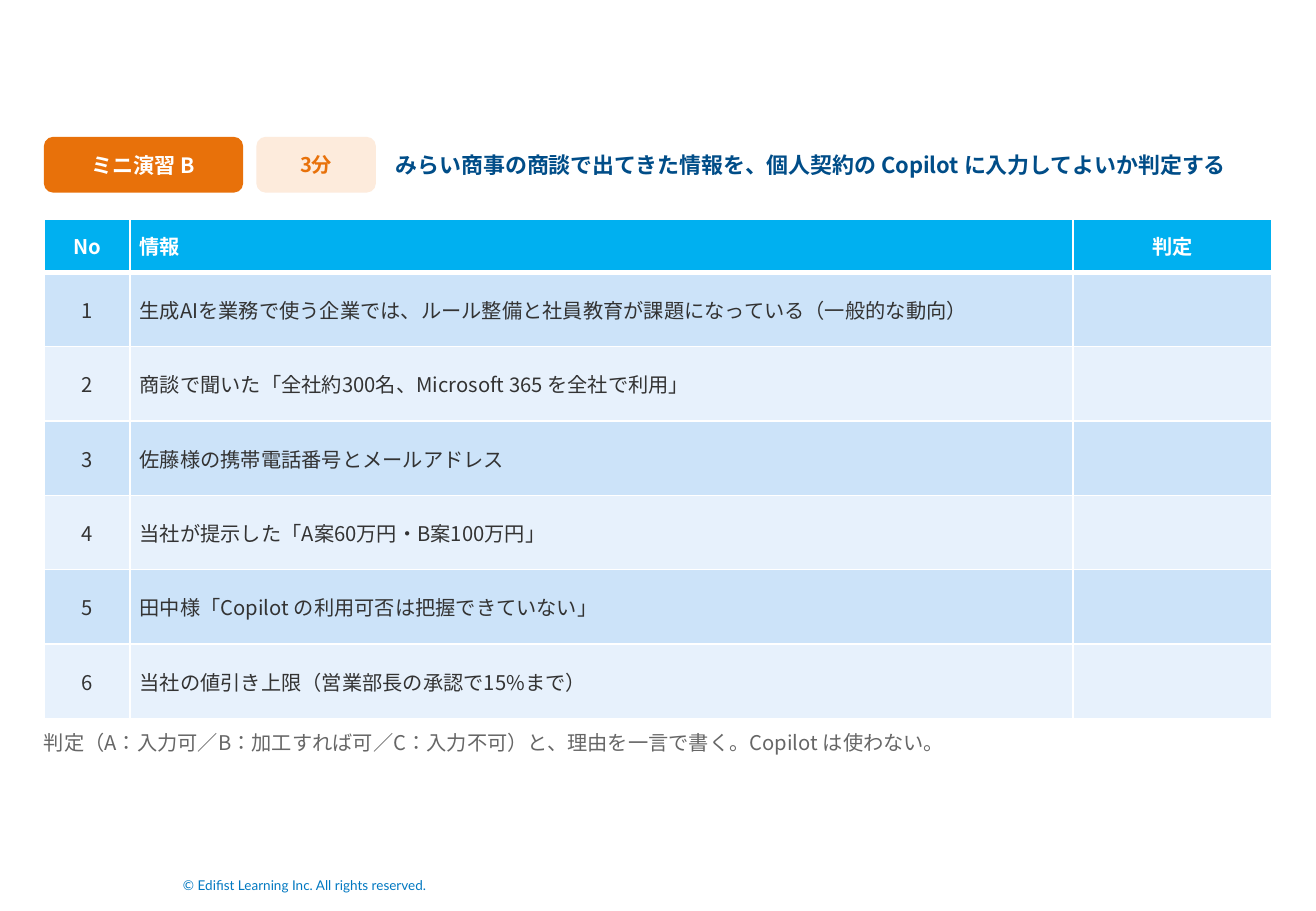
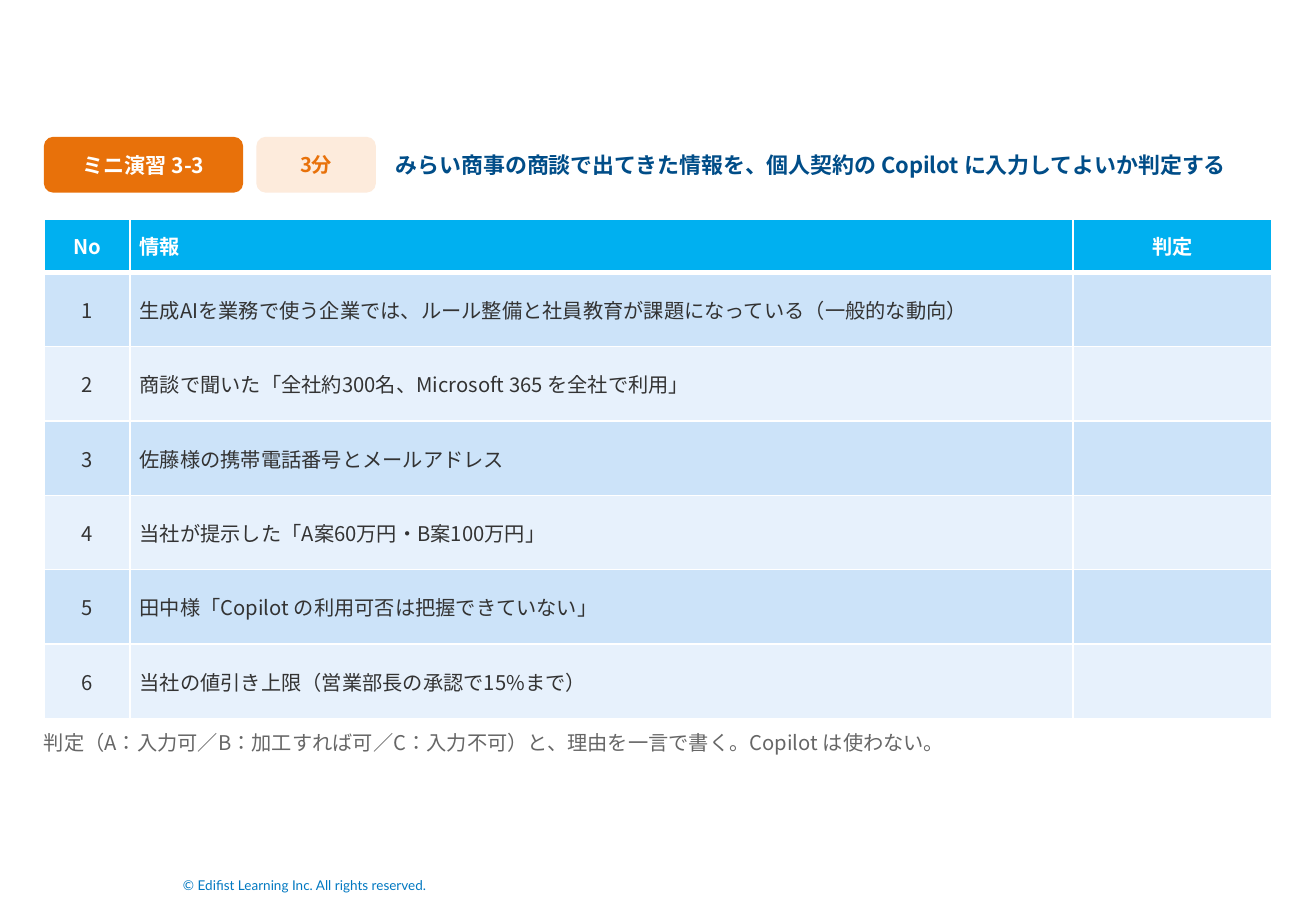
Before and after one commit to Takahashi-eiji-0708/work2026, a slide deck: slide 57 of slides/ソリューション営業のための生成AIセキュア活用実践.pptx (slide 33 before the commit). Drawn at 1316x911 pixels with LibreOffice and Linux fonts; fonts in the diff are those of the drawing; background and template pictures are left out. Boxes give left, top, right and bottom in pixels: in the first picture for what was removed or moved away, otherwise in the second. Text is boxed around its words. In the diff, an @@ line names an element or a change of style, - is before the commit and + after.

```diff
--- a/slides/ソリューション営業のための生成AIセキュア活用実践.pptx
+++ b/slides/ソリューション営業のための生成AIセキュア活用実践.pptx
@@ text in rounded rectangle at bbox=[83, 155, 205, 175]: text changed @@
-ミニ演習 B
+ミニ演習 3-3
```
Also in this commit, not shown: 7 other slides changed, 38 slides added, 18 other files.
